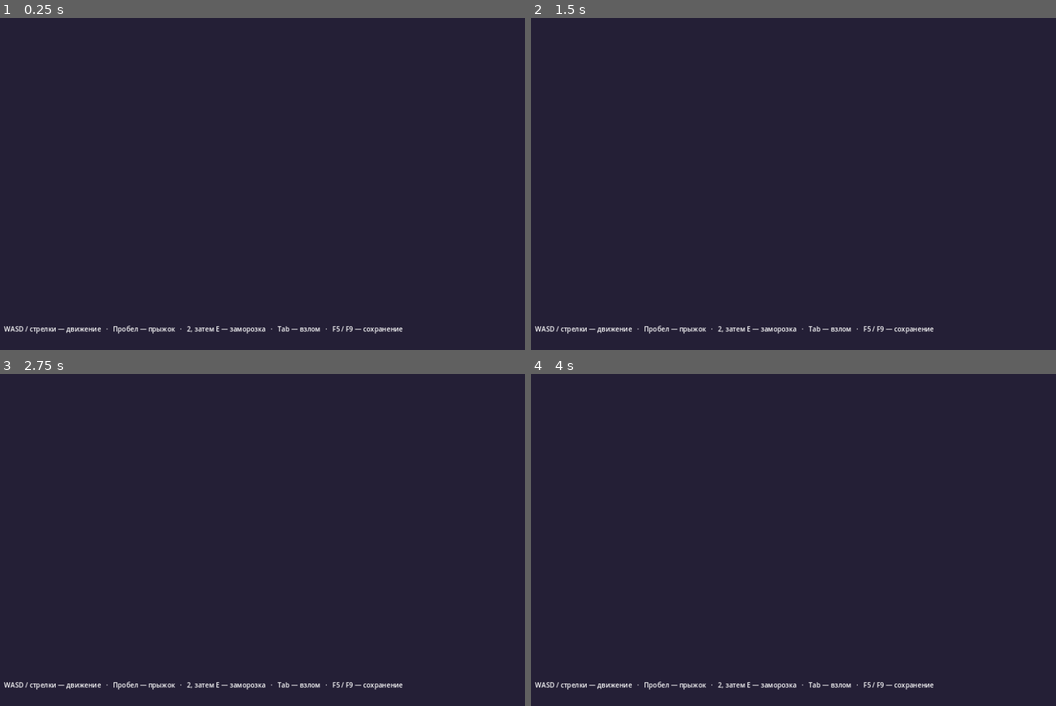
Above: before the commit, frames 1-4 (two rows, left to right).
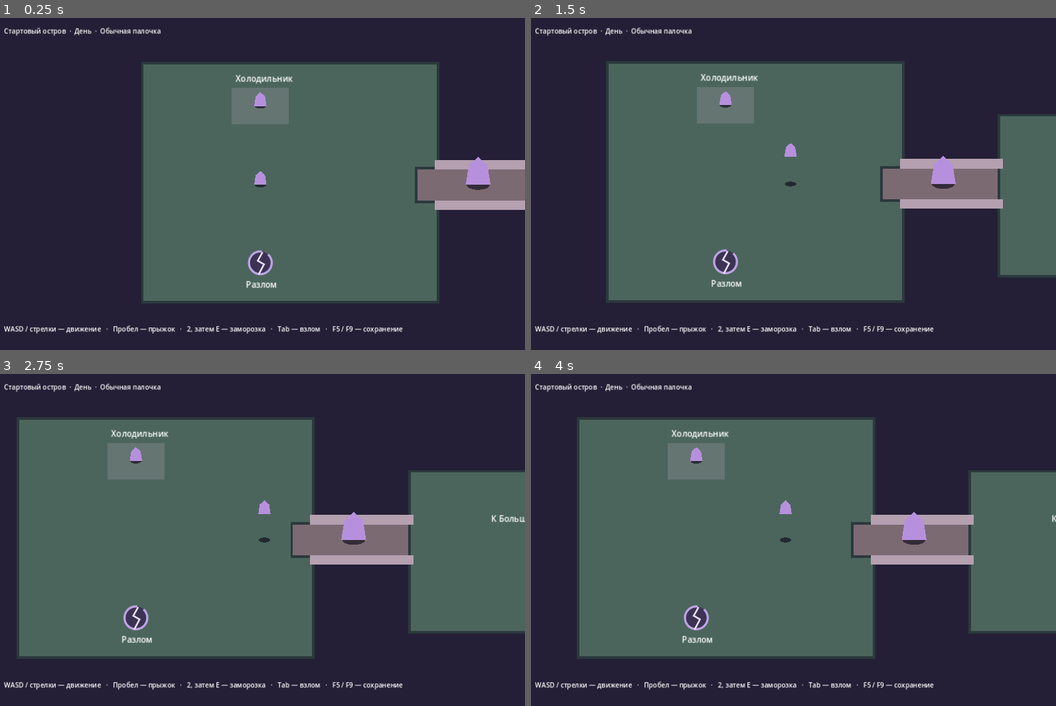
Above: after the commit, the same moments.

Repository: 0ri-space-cat/luna-dev-mode
Game: Godot game, scene res://scenes/skeleton/adventure.tscn
Same seed, same stepped clock (60 frames per second), same inputs: the game is played once before the commit and once after it. This scene is started directly instead of the project's main scene.
Inputs (mouse positions are in pixels of both pictures, inside the frame that each line leads up to):
- Up to frame 1 (0.25 s): no input
- Up to frame 2 (1.5 s): tap Enter at 0.5 s; move the mouse to (909, 167) at 0.52 s; hold Right (ui_right) 0.53-1.25 s; hold Tab 0.53-1.25 s; click (909, 167) at 0.67 s; tap Space at 0.77 s; drag from (683, 200) to (762, 250) at 1.27 s
- Up to frame 3 (2.75 s): tap Space at 2 s; move the mouse to (315, 466) at 2.02 s; hold Right (ui_right) from 2.03 s (still down); tap Enter at 2.1 s
- Up to frame 4 (4 s): release Right (ui_right) at 2.75 s; drag from (762, 606) to (630, 490) at 2.77 s; tap Enter at 3.5 s; move the mouse to (951, 589) at 3.52 s; hold Left (ui_left) from 3.53 s (still down); hold I from 3.53 s (still down); tap Space at 3.77 s

The runs differ from the first frame. In frame 1, 44% of the frame differs, in the area x 0-100%, y 2-86%; in frame 2, 50%; in frame 3, 55%; in frame 4, 53%.
Error before the commit: Parse Error: Could not resolve external class member "DECKS". (res://scripts/skeleton/start_island.gd:394)

Commit message:
Fix Godot constant geometry and valid Prism regression setup

Diff:
--- a/game/scripts/skeleton/meadows_layout.gd
+++ b/game/scripts/skeleton/meadows_layout.gd
@@ -16,7 +16,7 @@
 const QUIET_SOUTH := Rect2(1220, 600, 245, 430)
 const QUIET_EAST := Rect2(1600, 625, 365, 155)
 const QUIET_DECKS := [QUIET_NORTH, QUIET_SOUTH, QUIET_EAST]
-const DECKS := [M0, M1_BANK, M2, SOUTH_TURN, DRY_TRAIL, M3] + QUIET_DECKS
+const DECKS := [M0, M1_BANK, M2, SOUTH_TURN, DRY_TRAIL, M3, QUIET_NORTH, QUIET_SOUTH, QUIET_EAST]
 const QUIET_FAUNA := {
 	"M_QUIET_FOX_N": {"category": "fox", "label": "Лисичка", "point": Vector2(1290, 115), "size": 0.72, "speed": 0.85},
 	"M_QUIET_TURTLE_N": {"category": "turtle", "label": "Черепашка", "point": Vector2(1330, 190), "size": 0.8, "speed": 0.35},
--- a/game/tests/test_skeleton_antimemetic.gd
+++ b/game/tests/test_skeleton_antimemetic.gd
@@ -62,6 +62,9 @@
 	assert(home.monument_read() == "")
 	assert(home.toggle_lantern())
 	assert(home._monument_visible() and home.monument_read() == "")
+	# Fixture setup must satisfy the same durable Oni/Prism contract as play.
+	assert(home.social.observe_with_oni("W1"))
+	assert(home.social.observe_with_oni("K6"))
 	home.social.prism_owned = true
 	assert(home.toggle_prism())
 	var command: String = home.monument_read()
Not shown, changed: docs/SKELETON_BUILD_HANDOFF.md
